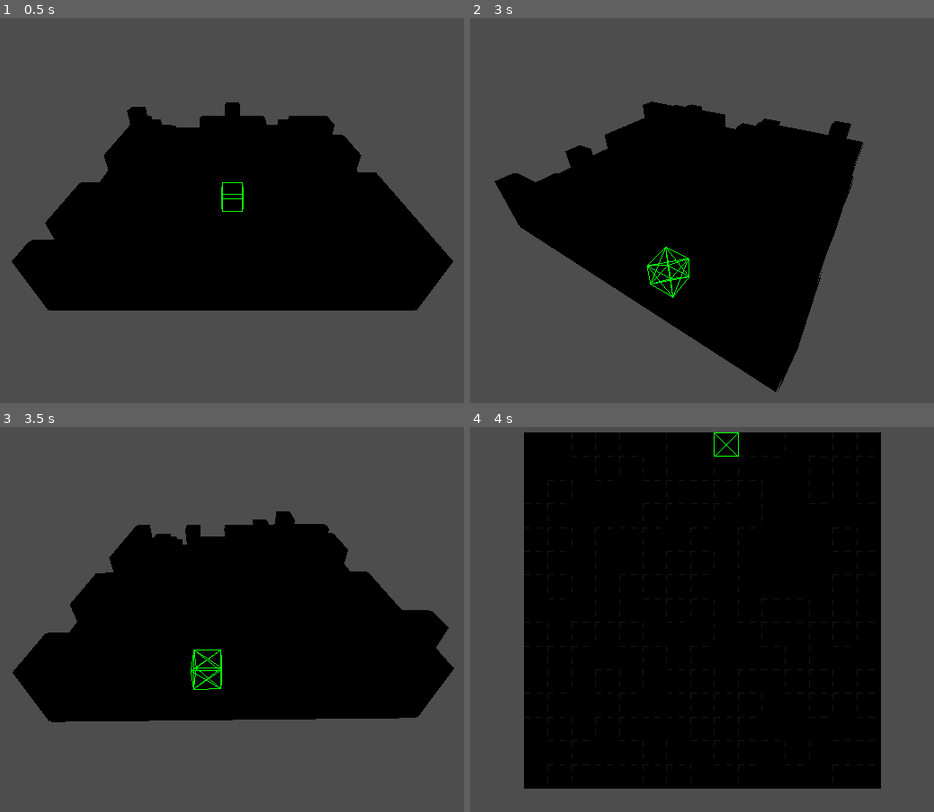
Above: before the commit, frames 1-4 (two rows, left to right).
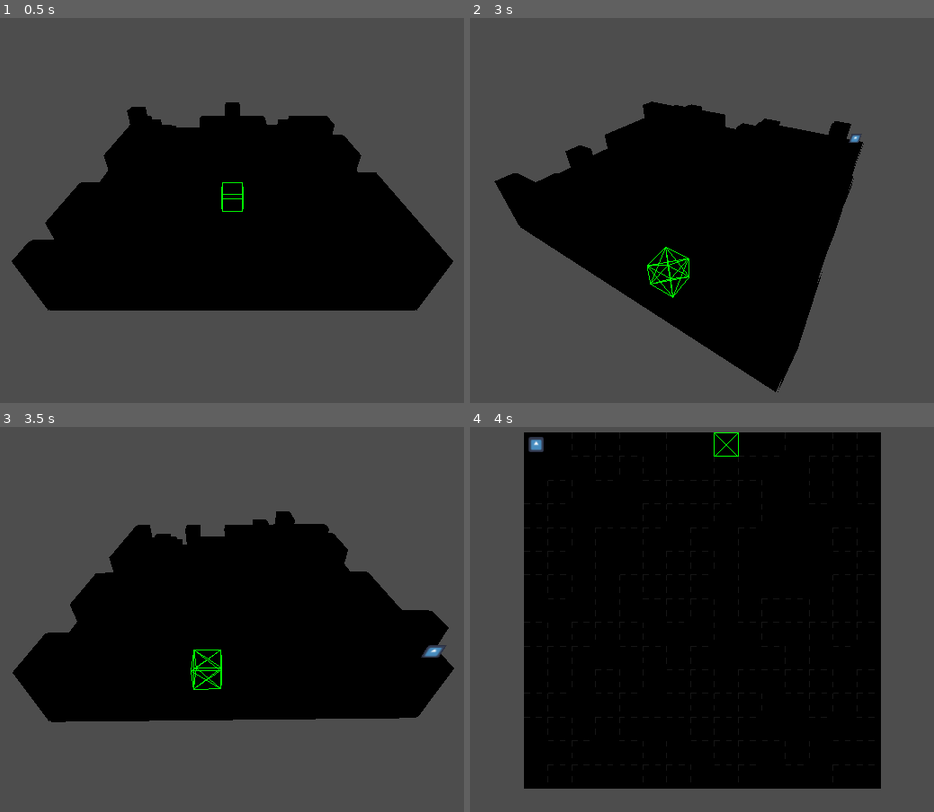
Above: after the commit, the same moments.

Repository: Nalooff/TSG
Game: Godot game, scene res://General/world.tscn
Two runs of this game, one before a commit and one after it. Both use one fixed random seed, a clock stepped at 60 frames per second and the inputs below. The engine's default icon, where the game draws it, is replaced by a stand-in: a white triangle on a blue panel in a dark square.
Inputs (mouse positions are in pixels of both pictures, inside the frame that each line leads up to):
- Up to frame 1 (0.5 s): no input
- Up to frame 2 (3 s): tap Enter (change_view) at 0.5 s; move the mouse to (859, 179) at 0.52 s; hold Right (rotate_right) 0.53-1.28 s; hold Enter (change_view) 0.53-1.28 s; move the mouse to (558, 222) at 1.27 s; hold Left (rotate_left) 1.28-2.03 s; click (558, 222) at 1.35 s; move the mouse to (776, 114) at 2.02 s; hold Middle mouse button (rotate_cam) 2.03-2.78 s; hold Right (rotate_right) from 2.03 s (still down); tap Space at 2.75 s; move the mouse to (664, 283) at 2.77 s; tap B (switch_build_mode) at 2.85 s
- Up to frame 3 (3.5 s): keep holding Right (rotate_right)
- Up to frame 4 (4 s): move the mouse to (920, 669) at 3.52 s; release Right (rotate_right) at 3.53 s; hold Left (rotate_left) from 3.53 s (still down); hold Enter (change_view) from 3.53 s (still down)

Frame 1 is identical in both runs. In frame 2, less than 0.1% of the frame differs, in the area x 81-85%, y 30-33%; in frame 3, 0.1%; in frame 4, 0.1%, in the area x 12-16%, y 2-7%.

Commit message:
Add unit tracking, pawn movement and previews
Introduce board-centric unit tracking and pawn movement features. Replace Global.state with Global.board and update references. BoardState now stores unit_matrix and provides set_unit_at/get_unit_at/is_occupied and an atop option for grid_to_world. Select cursor and grid use Global.board for coord conversions. Block preview listens for block placed/removed via a unified handler. BasePawn gains movement enums, exported stats, and a movement evaluation API. preview_movement spawns highlights for valid moves. unit_manager now spawns pawns, updates BoardState on moves, animates movement, reacts to board_changed, and delegates get_pawn_at_grid_pos to BoardState. Minor .tscn transform tweak.

Diff:
--- a/AutoLoad/Globals.gd
+++ b/AutoLoad/Globals.gd
@@ -3,8 +3,8 @@
 var current_mode: GData.GameMode = GData.GameMode.BUILD
 var current_play_mode: GData.PlayMode = GData.PlayMode.SELECT
 var current_build_mode: GData.BuildMode = GData.BuildMode.ADD
-## Active state of the board accessible anywhere: GridService.state
-var state: BoardState = BoardState.new(GData.GRID_WIDTH, GData.GRID_DEPTH, GData.CELL_SIZE)
+## Active state of the board accessible anywhere: GridService.board
+var board: BoardState = BoardState.new(GData.GRID_WIDTH, GData.GRID_DEPTH, GData.CELL_SIZE)
 
 ## Switches active mode between ADD and REMOVE, broadcasting the result globally.
 func switch_build_mode(mode = null) -> void:
--- a/General/select_cursor.gd
+++ b/General/select_cursor.gd
@@ -59,8 +59,11 @@
 
 func _notify_tile_hover(hit: Dictionary) -> void:
 	var sample_pos = hit.position + (hit.normal * (0.1 if hit.normal.y <= 0.5 else -0.1))
-	var gx = clampi(int(floor(sample_pos.x / GData.CELL_SIZE)), 0, GData.GRID_WIDTH - 1)
-	var gz = clampi(int(floor(sample_pos.z / GData.CELL_SIZE)), 0, GData.GRID_DEPTH - 1)
+	var grid_coord = Global.board.world_to_grid_2d(sample_pos)
+
+	# Clamp to board dimensions safely
+	var gx = clampi(grid_coord.x, 0, Global.board.width - 1)
+	var gz = clampi(grid_coord.y, 0, Global.board.depth - 1)
 
 	if gx != _last_gx or gz != _last_gz:
 		_last_gx = gx
--- a/GridGeneration/Abstract/grid_state.gd
+++ b/GridGeneration/Abstract/grid_state.gd
@@ -6,6 +6,10 @@
 var cell_size: float
 ## 2D Matrix storing heights (-1 for empty, 0+ for block height levels)
 var matrix: Array[Array] = []
+
+## 2D Matrix storing BasePawn references (or null)
+var unit_matrix: Dictionary = {} # Key: Vector2i, Value: BasePawn
+
 
 func _init(p_width: int, p_depth: int, p_cell_size: float) -> void:
 	width = p_width
@@ -30,14 +34,26 @@
 	if x >= 0 and x < width and z >= 0 and z < depth:
 		matrix[x][z] = height
 
+##
+func set_unit_at(coord: Vector2i, pawn: BasePawn) -> void:
+	if pawn == null:
+		unit_matrix.erase(coord)
+	else:
+		unit_matrix[coord] = pawn
+
+##
+func get_unit_at(coord: Vector2i) -> BasePawn:
+	return unit_matrix.get(coord, null)
+
+##
+func is_occupied(coord: Vector2i) -> bool:
+	return unit_matrix.has(coord)
+
 ## Helper to convert grid coordinates + height level directly into 3D world space.
-func grid_to_world(x: int, height_level: int, z: int) -> Vector3:
+func grid_to_world(x: int, height_level: int, z: int, atop: bool = false) -> Vector3:
 	var offset = cell_size / 2.0
-	return Vector3(
-		(x * cell_size) + offset,
-		(height_level * cell_size) + offset,
-		(z * cell_size) + offset
-	)
+	var y_pos = (height_level + 1.0) * cell_size if atop else (height_level * cell_size) + offset
+	return Vector3((x * cell_size) + offset, y_pos, (z * cell_size) + offset)
 
 ## Converts a 3D world position back into integer grid coordinates (X, Height Level, Z).
 func world_to_grid(world_pos: Vector3) -> Vector3i:
--- a/GridGeneration/block_preview.gd
+++ b/GridGeneration/block_preview.gd
@@ -69,7 +69,8 @@
 
 func _connect_event_signals() -> void:
 	EventBus.build_mode_changed.connect(_on_build_mode_changed)
-	EventBus.block_placed.connect(_on_block_placed)
+	EventBus.block_placed.connect(_on_block_info)
+	EventBus.block_removed.connect(_on_block_info)
 	EventBus.tile_hovered.connect(_on_tile_hovered)
 
 
@@ -110,7 +111,7 @@
 	mode = new_mode
 
 
-func _on_block_placed(_pos, _size, is_successful: bool) -> void:
+func _on_block_info(_pos, _size, is_successful: bool) -> void:
 	if is_successful:
 		_restore_hidden_blocks()
 		_reprocess_last_tile()
--- a/GridGeneration/grid.gd
+++ b/GridGeneration/grid.gd
@@ -115,11 +115,11 @@
 
 ## Returns the top layer level index stored at coordinates, or -1 if empty/out of bounds.
 func get_height_at(x: int, z: int) -> int:
-	return Global.state.get_height_at(x, z)
+	return Global.board.get_height_at(x, z)
 
 ## Directly sets the data matrix layer height value for given coordinates.
 func set_height_at(x: int, z: int, height: int) -> void:
-	Global.state.set_height_at(x, z, height)
+	Global.board.set_height_at(x, z, height)
 
 
 # ==========================================
@@ -131,7 +131,7 @@
 	if x < 0 or x >= GRID_WIDTH or z < 0 or z >= GRID_DEPTH:
 		return
 
-	var world_pos = Global.state.grid_to_world(x, level, z)
+	var world_pos = Global.board.grid_to_world(x, level, z)
 
 	var tile = Tile.new()
 	tile.grid_pos = Vector2i(x, z)
--- a/UnitManagment/Abstract/base_pawn.gd
+++ b/UnitManagment/Abstract/base_pawn.gd
@@ -1,6 +1,18 @@
 extends Node3D
 class_name BasePawn
 
+enum MoveType { STEP, SLIDE, JUMP }
+
+@export_group("Base Stats")
+@export var team_id: int = 0
+@export var move_range: int = 3
+@export var attack_range: int = 1
+
+@export_group("Elevation Rules")
+@export var max_step_up: int = 1     ## Max height difference the pawn can climb up in 1 step
+@export var max_step_down: int = 2   ## Max height difference the pawn can drop down in 1 step
+
+var grid_pos: Vector2i
 
 
 
@@ -15,6 +27,94 @@
 	pass
 
 
+# ==========================================================
+# PUBLIC API
+# ==========================================================
+
+## Called by UI / Preview system. Calculates all reachable tiles.
+func get_valid_moves(board_state: BoardState) -> Array[Vector2i]:
+	var valid: Array[Vector2i] = []
+	var rules = _get_movement_rules()
+
+	for rule in rules:
+		valid.append_array(_evaluate_rule(board_state, rule))
+
+	# Allow subclasses to inject/filter moves directly
+	_custom_movement_rules(board_state, valid)
+
+	return valid
+
+
+# ==========================================================
+# OVERRIDABLE HOOKS FOR SUBCLASSES
+# ==========================================================
+
+## Subclasses return their directions, move types, and max range here.
+func _get_movement_rules() -> Array[Dictionary]:
+	# Default Pawn: 4 cardinal directions, step-by-step walking up to move_range
+	return [{
+		"directions": [Vector2i.UP, Vector2i.DOWN, Vector2i.LEFT, Vector2i.RIGHT],
+		"type": MoveType.STEP,
+		"range": move_range
+	}]
+
+## Subclasses can override this for special conditions (e.g. conditional moves, passives).
+func _custom_movement_rules(_board_state: BoardState, _out_moves: Array[Vector2i]) -> void:
+	pass
+
+
+# ==========================================================
+# CORE EVALUATION ENGINE
+# ==========================================================
+
+func _evaluate_rule(board_state: BoardState, rule: Dictionary) -> Array[Vector2i]:
+	var results: Array[Vector2i] = []
+	var dirs: Array = rule.get("directions", [])
+	var move_type: MoveType = rule.get("type", MoveType.STEP)
+	var max_steps: int = rule.get("range", 1)
+
+	for dir in dirs:
+		var curr_pos = grid_pos
+		var curr_height = board_state.get_height_at(curr_pos.x, curr_pos.y)
+
+		for step in range(1, max_steps + 1):
+			var next_pos = curr_pos + dir
+			var next_height = board_state.get_height_at(next_pos.x, next_pos.y)
+
+			# 1. Ground existence check
+			if next_height == -1:
+				break
+
+			# 2. Elevation check (unless jumping)
+			if move_type != MoveType.JUMP:
+				var height_diff = next_height - curr_height
+				if height_diff > max_step_up or height_diff < -max_step_down:
+					break # Wall too high or drop too steep
+
+			# 3. Occupancy check
+			var occupant = board_state.get_unit_at(next_pos)
+
+			if move_type == MoveType.JUMP:
+				# Jumper only evaluates destination at max step
+				if step == max_steps:
+					if occupant == null or occupant.team_id != self.team_id:
+						results.append(next_pos)
+			else:
+				# Walkers / Sliders check every tile along the way
+				if occupant != null:
+					# Friendly unit blocks movement; enemy unit might be attackable depending on game design
+					break
+				results.append(next_pos)
+
+			curr_pos = next_pos
+			curr_height = next_height
+
+	return results
+
+# ==========================================================
+# CAMERA HANDLING
+# ==========================================================
+
 func _on_cam_changed(cam: Camera3D):
 	if cam.name == "View2D":
 		$Sprite3D.billboard = BaseMaterial3D.BILLBOARD_ENABLED
--- a/UnitManagment/Abstract/base_pawn.tscn
+++ b/UnitManagment/Abstract/base_pawn.tscn
@@ -7,5 +7,6 @@
 script = ExtResource("1_2w3wp")
 
 [node name="Sprite3D" type="Sprite3D" parent="."]
+transform = Transform3D(1, 0, 0, 0, 1, 0, 0, 0, 1, 0, 0.628009, 0)
 billboard = 1
 texture = ExtResource("1_10sa4")
--- a/UnitManagment/preview_movement.gd
+++ b/UnitManagment/preview_movement.gd
@@ -1,11 +1,45 @@
 extends Node3D
 
+@export var highlight_scene: PackedScene # Pass a simple MeshInstance3D quad scene here
+var active_highlights: Array[Node3D] = []
 
-# Called when the node enters the scene tree for the first time.
-func _ready():
-	pass # Replace with function body.
+func _ready() -> void:
+	EventBus.pawn_selected.connect(_on_pawn_selected)
+	EventBus.pawn_deselected.connect(_on_pawn_deselected)
+	EventBus.pawn_moved.connect(_on_pawn_moved)
 
+func _on_pawn_selected(pawn: BasePawn) -> void:
+	clear_previews()
+	if not pawn:
+		return
 
-# Called every frame. 'delta' is the elapsed time since the previous frame.
-func _process(delta):
-	pass
+	var valid_moves = pawn.get_valid_moves(Global.board)
+	for coord in valid_moves:
+		_spawn_highlight_at(coord)
+
+func _on_pawn_deselected() -> void:
+	clear_previews()
+
+func _on_pawn_moved(_pawn: BasePawn, _target_coord: Vector2i, _success: bool) -> void:
+	clear_previews()
+
+func _spawn_highlight_at(coord: Vector2i) -> void:
+	if not highlight_scene:
+		return
+
+	var height = Global.board.get_height_at(coord.x, coord.y)
+	var world_pos = Global.board.grid_to_world(coord.x, height, coord.y)
+
+	# Hover slightly above block top face to prevent Z-fighting
+	world_pos.y += 0.05
+
+	var instance = highlight_scene.instantiate() as Node3D
+	add_child(instance)
+	instance.global_position = world_pos
+	active_highlights.append(instance)
+
+func clear_previews() -> void:
+	for node in active_highlights:
+		if is_instance_valid(node):
+			node.queue_free()
+	active_highlights.clear()
--- a/UnitManagment/unit_manager.gd
+++ b/UnitManagment/unit_manager.gd
@@ -11,7 +11,10 @@
 func _ready() -> void:
 	_initialize_connection()
 	_initialize_containers()
+	var pawn_scene = load("uid://ex7q0ctfewon")
 
+	if pawn_scene:
+		spawn_pawn(pawn_scene, Vector2i(0, 0))
 
 ## Prepares a dedicated scene node for child pawns to prevent hierarchy clutter.
 func _initialize_containers() -> void:
@@ -26,6 +29,7 @@
 
 func _initialize_connection():
 	EventBus.pawn_move_requested.connect(_on_pawn_move_requested)
+	EventBus.board_changed.connect(_on_board_changed)
 # ===============================================
 # SELECTION MANAGEMENT
 # ===============================================
@@ -52,8 +56,6 @@
 	selected_pawn = null
 	EventBus.pawn_deselected.emit()
 
-func _on_pawn_move_requested(pawn, pos):
-	pass
 
 # ===============================================
 # PAWN SPANNING & LIFECYCLE
@@ -72,14 +74,73 @@
 
 	pawn_container.add_child(pawn_instance)
 
-	# Set initial position based on grid cell size
-	var world_x = grid_pos.x * GData.CELL_SIZE + (GData.CELL_SIZE / 2.0)
-	var world_z = grid_pos.y * GData.CELL_SIZE + (GData.CELL_SIZE / 2.0)
-	pawn_instance.global_position = Vector3(world_x, 0.0, world_z)
+	# Store tracking info
+	pawn_instance.grid_pos = grid_pos
+	Global.board.set_unit_at(grid_pos, pawn_instance)
+
+	# Set 3D visual position including height
+	var height = Global.board.get_height_at(grid_pos.x, grid_pos.y)
+	pawn_instance.global_position = Global.board.grid_to_world(grid_pos.x, height, grid_pos.y, true)
 
 	EventBus.pawn_registered.emit(pawn_instance)
 	return pawn_instance
 
+
+func _on_pawn_move_requested(pawn: BasePawn, target_coord: Vector2i) -> void:
+	if not is_instance_valid(pawn):
+		return
+
+	# 1. Re-validate request against board logic
+	var valid_moves = pawn.get_valid_moves(Global.board)
+	if not target_coord in valid_moves:
+		EventBus.pawn_moved.emit(pawn, target_coord, false)
+		return
+
+	# 2. Check and handle captures
+	var occupant = Global.board.get_unit_at(target_coord)
+	if occupant != null and occupant != pawn:
+		push_error("Tile already occupied, Not yet implemented effects")
+
+	# 3. Transfer position tracking on BoardState
+	Global.board.set_unit_at(pawn.grid_pos, null)
+	Global.board.set_unit_at(target_coord, pawn)
+
+	var old_coord = pawn.grid_pos
+	pawn.grid_pos = target_coord
+
+	# 4. Animate movement into world space
+	var target_height = Global.board.get_height_at(target_coord.x, target_coord.y)
+	var world_pos = Global.board.grid_to_world(target_coord.x, target_height, target_coord.y, true)
+
+	var tween = create_tween()
+	tween.tween_property(pawn, "global_position", world_pos, 0.25)\
+		.set_trans(Tween.TRANS_CUBIC)\
+		.set_ease(Tween.EASE_OUT)
+
+	await tween.finished
+
+	# 5. Complete state broadcast and clear selection
+	EventBus.pawn_moved.emit(pawn, target_coord, true)
+	clear_selection()
+
+func _on_board_changed() -> void:
+	for pawn in get_all_pawns():
+		pawn = pawn as BasePawn
+		var tile_coord = pawn.grid_pos
+		_adjust_pawn_to_tile_height(pawn, tile_coord)
+
+func _adjust_pawn_to_tile_height(pawn: BasePawn, coord: Vector2i) -> void:
+	# 1. Fetch updated tier height from BoardState (which now includes size.y)
+	var current_tier = Global.board.get_height_at(coord.x, coord.y)
+
+	# 2. Get 3D world position at top face (atop = true)
+	var target_world_pos = Global.board.grid_to_world(coord.x, current_tier, coord.y, true)
+
+	# 3. Animate or snap pawn to target height
+	var tween = create_tween()
+	tween.tween_property(pawn, "global_position:y", target_world_pos.y, 0.15)\
+		.set_trans(Tween.TRANS_SPRING)\
+		.set_ease(Tween.EASE_OUT)
 
 ## Removes a pawn from the board and handles cleanup if it was selected.
 func despawn_pawn(pawn: BasePawn = selected_pawn) -> void:
@@ -112,7 +173,4 @@
 
 ## Finds a pawn occupying a specific grid coordinate, if any.
 func get_pawn_at_grid_pos(grid_pos: Vector2i) -> BasePawn:
-	for pawn in get_all_pawns():
-		if "grid_pos" in pawn and pawn.grid_pos == grid_pos:
-			return pawn
-	return null
+	return Global.board.get_unit_at(grid_pos)
